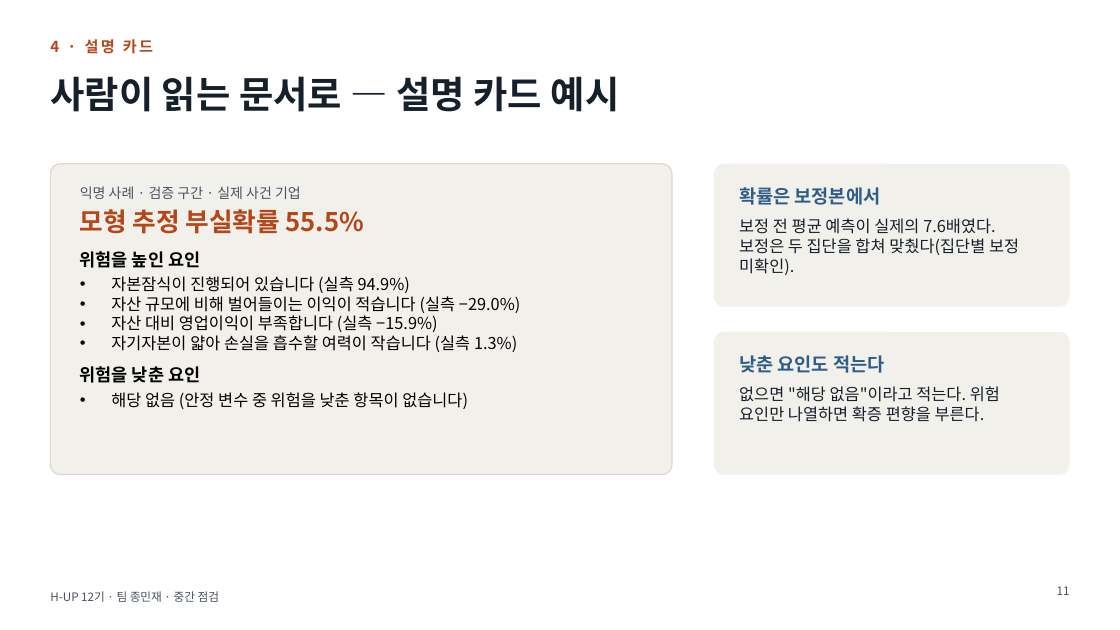
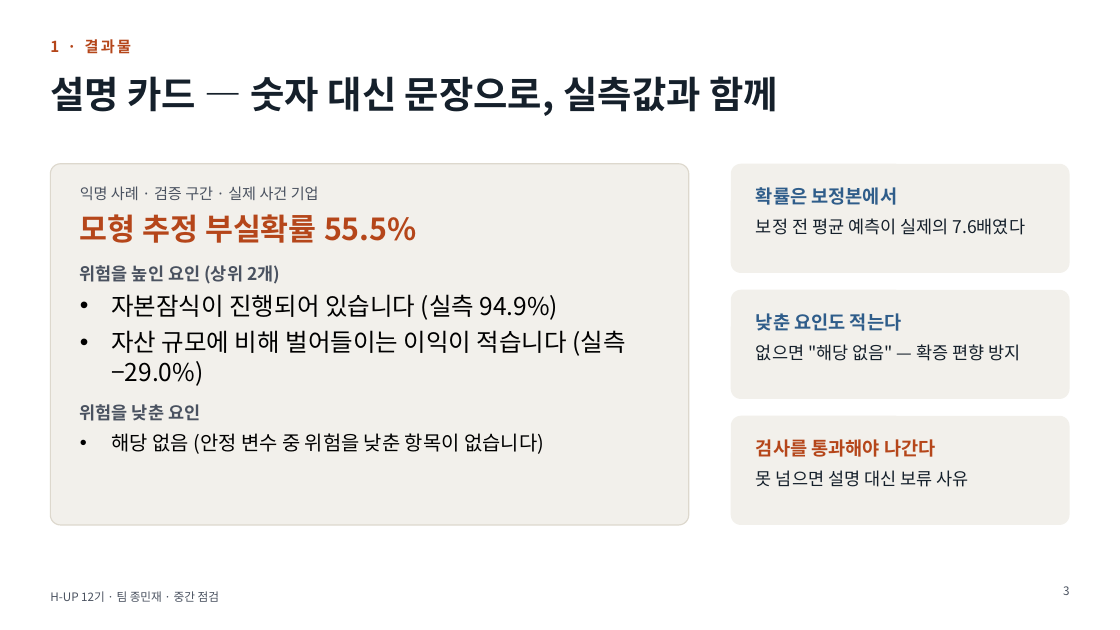
Before and after one commit to ejongmin/h-up-xai-project, a slide deck: slide 3 of 발표/중간점검_보고회.pptx (slide 11 before the commit). Drawn at 1120x630 pixels with LibreOffice and Linux fonts; fonts in the diff are those of the drawing. Boxes give left, top, right and bottom in pixels: in the first picture for what was removed or moved away, otherwise in the second. Text is boxed around its words. In the diff, an @@ line names an element or a change of style, - is before the commit and + after.

```diff
--- a/발표/중간점검_보고회.pptx
+++ b/발표/중간점검_보고회.pptx
@@ text at (x1=50, y1=39, x2=131, y2=54): text changed @@
-4 · 설명 카드
+1 · 결과물
@@ title at (x1=50, y1=76, x2=778, y2=116): text changed @@
-사람이 읽는 문서로 — 설명 카드 예시
+설명 카드 — 숫자 대신 문장으로, 실측값과 함께
@@ rounded rectangle resized from (x1=50, y1=164, x2=672, y2=475) to (x1=50, y1=164, x2=689, y2=525) @@
@@ rounded rectangle resized from (x1=714, y1=164, x2=1070, y2=307) to (x1=731, y1=164, x2=1070, y2=273) @@
@@ text at (x1=80, y1=186, x2=625, y2=454): size 12 to 13 pt in "익명 사례 · 검증 구간 · 실제 ..."; size 22 to 26 pt in "모형 추정 부실확률 55.5%"; size 14 to 21 pt in "자본잠식이 진행되어 있습니다 (실측 94.9%)", "자산 규모에 비해 벌어들이는 이익이 적습니다 (실측 ..."; text colour #000000 to #4A5260 in "위험을 낮춘 요인"; size 14 to 17 pt in "해당 없음 (안정 변수 중 위험을 낮춘 ..."; more space between paragraphs @@
@@ text "확률은 보정본에서" moved from (x1=739, y1=187, x2=1019, y2=275) to (x1=756, y1=187, x2=1026, y2=235) @@
@@ text at (x1=756, y1=218, x2=1026, y2=235): text changed; size 14 to 15 pt @@
-보정 전 평균 예측이 실제의 7.6배였다. 보정은 두 집단을 합쳐 맞췄다(집단별 보정 미확인).
+보정 전 평균 예측이 실제의 7.6배였다
@@ text at (x1=80, y1=265, x2=280, y2=284): text changed; text colour #000000 to #4A5260 @@
-위험을 높인 요인
+위험을 높인 요인 (상위 2개)
@@ proportions changed in 3 elements at (x1=50, y1=164, x2=689, y2=525), (x1=731, y1=164, x2=1070, y2=273), (x1=731, y1=290, x2=1070, y2=399) @@
@@ rounded rectangle resized from (x1=714, y1=332, x2=1070, y2=475) to (x1=731, y1=290, x2=1070, y2=399) @@
@@ text at (x1=111, y1=315, x2=517, y2=352): paragraphs removed @@
-• 자산 대비 영업이익이 부족합니다 (실측 −15.9%)
-• 자기자본이 얇아 손실을 흡수할 여력이 작습니다 (실측 1.3%)
@@ text "낮춘 요인도 적는다" moved from (x1=739, y1=355, x2=1000, y2=422) to (x1=756, y1=313, x2=1021, y2=361) @@
@@ text at (x1=756, y1=344, x2=1021, y2=361): text changed; size 14 to 15 pt @@
-없으면 "해당 없음"이라고 적는다. 위험 요인만 나열하면 확증 편향을 부른다.
+없으면 "해당 없음" — 확증 편향 방지
@@ rounded rectangle added at (x1=731, y1=416, x2=1070, y2=525), fill #F2F0EB @@
@@ text added at (x1=756, y1=439, x2=968, y2=487), 15 pt, text #15202B @@
+검사를 통과해야 나간다
+못 넘으면 설명 대신 보류 사유
@@ page number at (x1=1063, y1=586, x2=1069, y2=595): text changed @@
-11
+3
```
Also in this commit, not shown: 11 other slides changed, 4 slides added, 1 slide removed, 3 other files.
